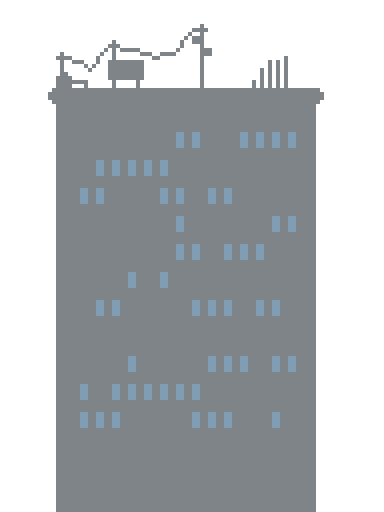
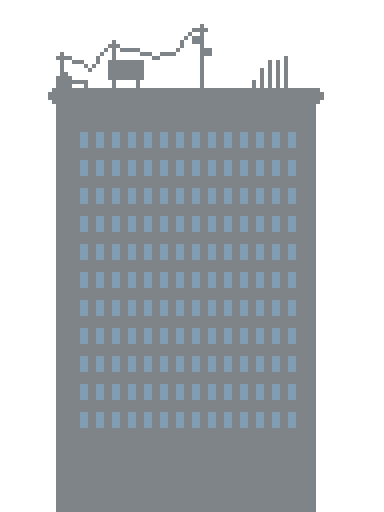
Two versions of the same layered image (384x512). Layer-by-layer changes:
renamed "Capa 8" to "Layer 4 copy 4", painted on it over box(80, 132, 296, 428)
